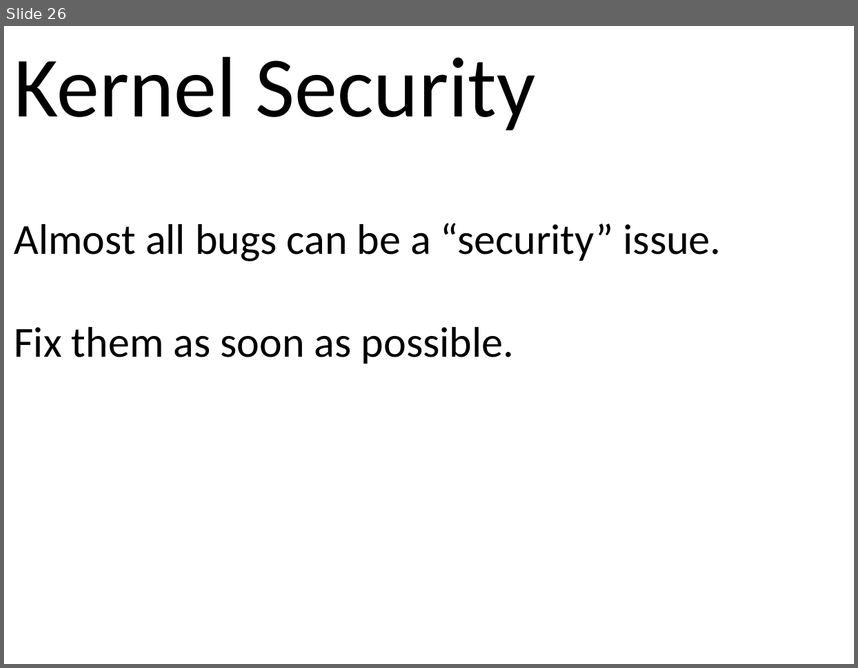
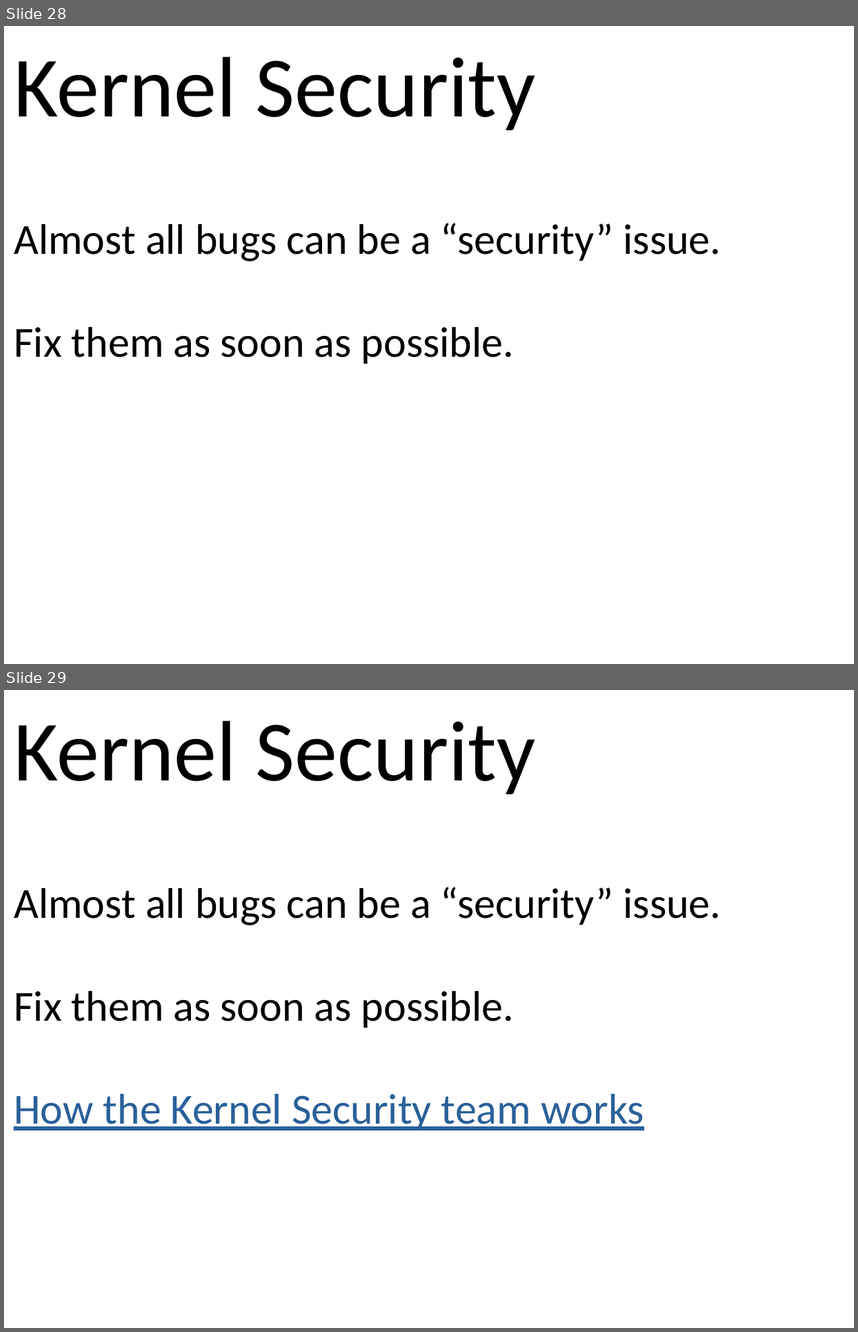
Before and after one commit to gregkh/presentation-release-model, a slide deck: release-model.odp. Shown one above the other, each under a label of ours: slide 26 before the commit, slides 28 and 29 after it. The pictures are 858x668 and 858x1332 pixels, drawn with LibreOffice and Linux fonts; fonts in the diff are those of the drawing. Boxes give left, top, right and bottom in pixels: in the first picture for what was removed or moved away, otherwise in the second. Text is boxed around its words. In the diff, an @@ line names an element or a change of style, - is before the commit and + after.

Commit message:
updated numbers and slides
In anticipation of giving this talk again soon...

```diff
--- a/release-model.odp
+++ b/release-model.odp
@@ slide 29 added at (4, 690, 854, 1328), background #FFFFFF @@
@@ text added at (14, 720, 722, 1130), 40 pt, text #000000 @@
+Kernel Security
+Almost all bugs can be a “security” issue.
+Fix them as soon as possible.
+How the Kernel Security team works
@@ what was slide 26 is now slide 28 @@
```
Also in this commit, not shown: 11 slides changed, 10 other slides added, 1 slide removed, 1 other file.
